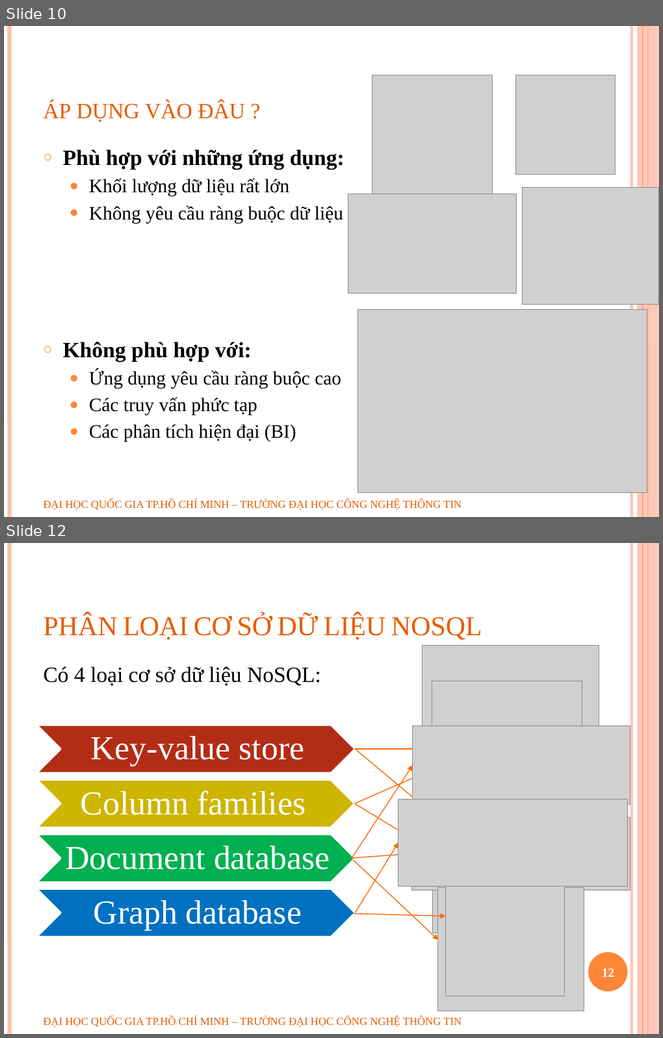
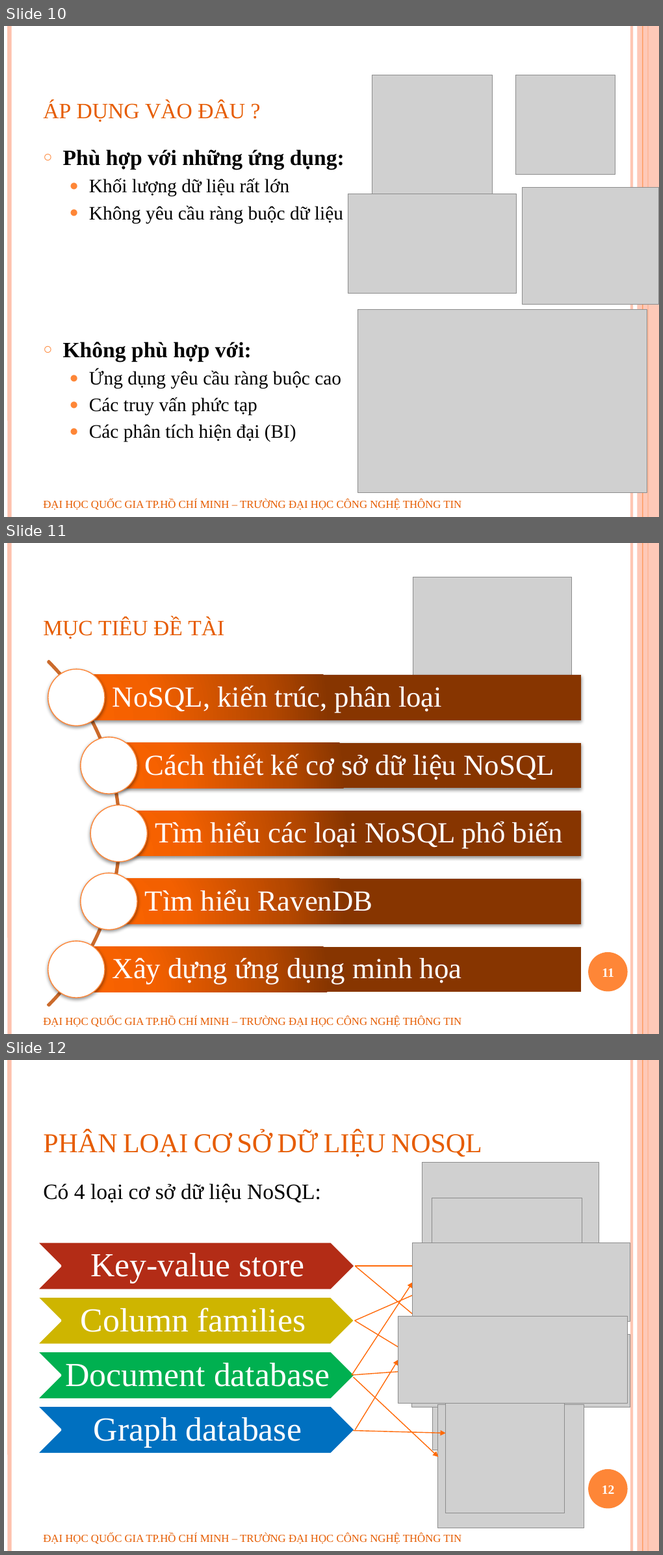
Before and after one commit to geovip/nosqlravendbuit, a slide deck: Document/slide bao cao.pptx. Shown one above the other, each under a label of ours: slides 10 and 12 before the commit, slides 10, 11 and 12 after it; the slides between them are not shown. The pictures are 663x1038 and 663x1555 pixels, drawn with LibreOffice and Linux fonts; fonts in the diff are those of the drawing; grey boxes stand for pictures; background and template pictures are left out. Boxes give left, top, right and bottom in pixels: in the first picture for what was removed or moved away, otherwise in the second. Text is boxed around its words. In the diff, an @@ line names an element or a change of style, - is before the commit and + after.

```diff
--- a/Document/slide bao cao.pptx
+++ b/Document/slide bao cao.pptx
@@ slide 11 added at <box>4,543,659,1034</box>, background #FFFFFF; not listed: 6 template elements that a slide beside it also shows @@
@@ picture added at <box>414,577,572,679</box> @@
@@ title added at <box>43,618,224,639</box>, 30 pt, text #E65C01, small capitals @@
+mục tiêu đề tài
@@ group added at <box>4,590,581,1034</box>: 5 rectangles, 5 texts, 5 ellipses, 1 arch (boxed as its full ring) @@
+NoSQL, kiến trúc, phân loại
+Cách thiết kế cơ sở dữ liệu NoSQL
+Tìm hiểu các loại NoSQL phổ biến
+Tìm hiểu RavenDB
+Xây dựng ứng dụng minh họa
@@ page number added at <box>602,969,614,977</box>, 14 pt, text #FFFFFF, bold @@
+11
@@ text added at <box>43,1017,462,1027</box>, 12 pt, text #E65C01 @@
+ĐẠI HỌC QUỐC GIA TP.HỒ CHÍ MINH – TRƯỜNG ĐẠI HỌC CÔNG NGHỆ THÔNG TIN
```
Also in this commit, not shown: 1 slide changed.
